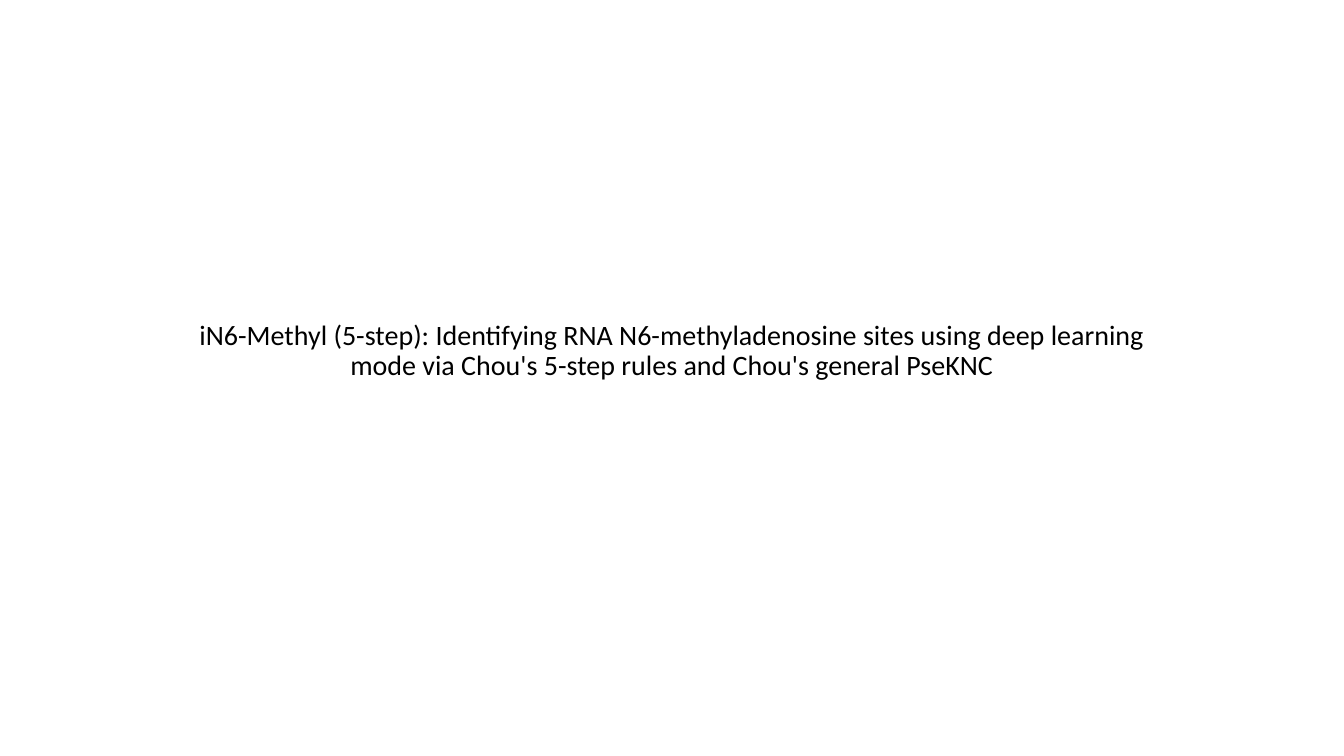
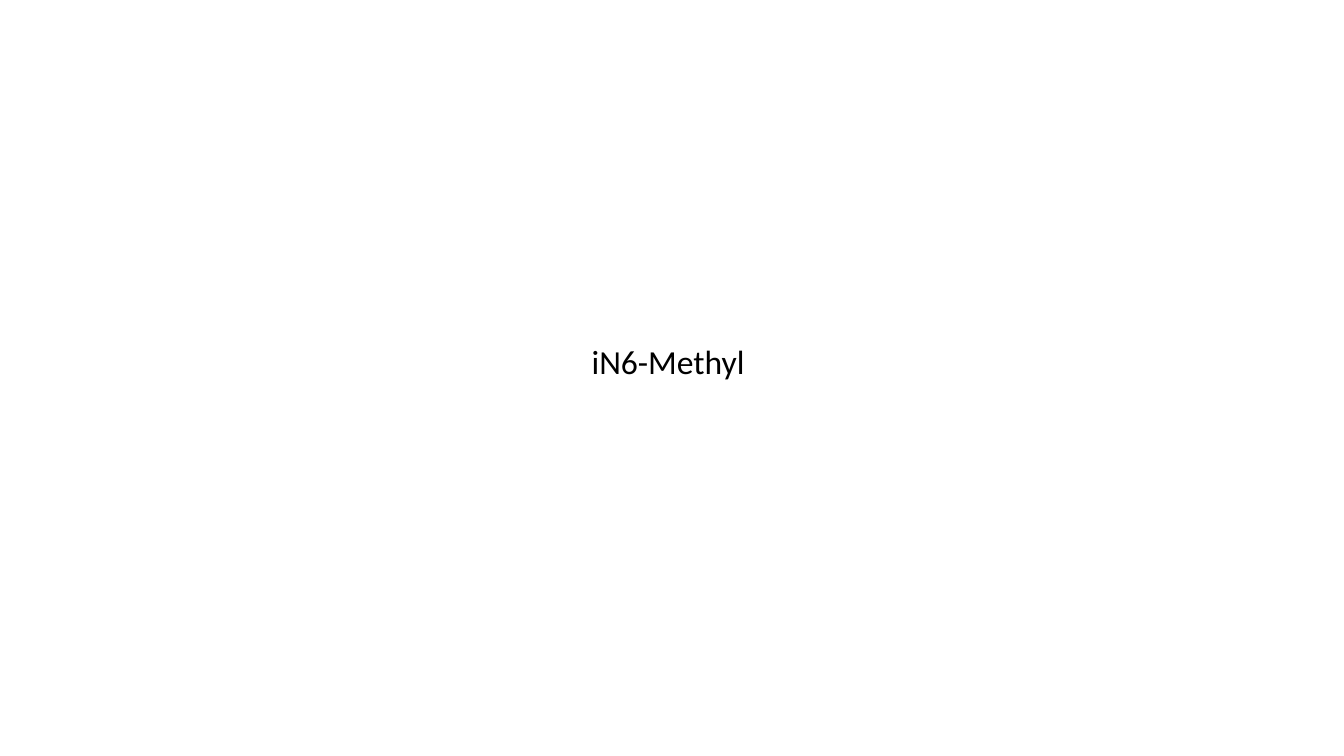
Before and after one commit to YanChengHuang/paper_implement, a slide deck: slide 1 of iN6-Methyl/Presentation/iN6-Methyl.pptx. Drawn at 1344x756 pixels with LibreOffice and Linux fonts; fonts in the diff are those of the drawing. Boxes give left, top, right and bottom in pixels: in the first picture for what was removed or moved away, otherwise in the second. Text is boxed around its words. In the diff, an @@ line names an element or a change of style, - is before the commit and + after.

```diff
--- a/iN6-Methyl/Presentation/iN6-Methyl.pptx
+++ b/iN6-Methyl/Presentation/iN6-Methyl.pptx
@@ title at box(592, 350, 745, 380): text changed; size 20 to 24 pt @@
-iN6-Methyl (5-step): Identifying RNA N6-methyladenosine sites using deep learning mode via Chou's 5-step rules and Chou's general PseKNC
+iN6-Methyl
```
Also in this commit, not shown: 3 other slides changed, 2 slides added.
